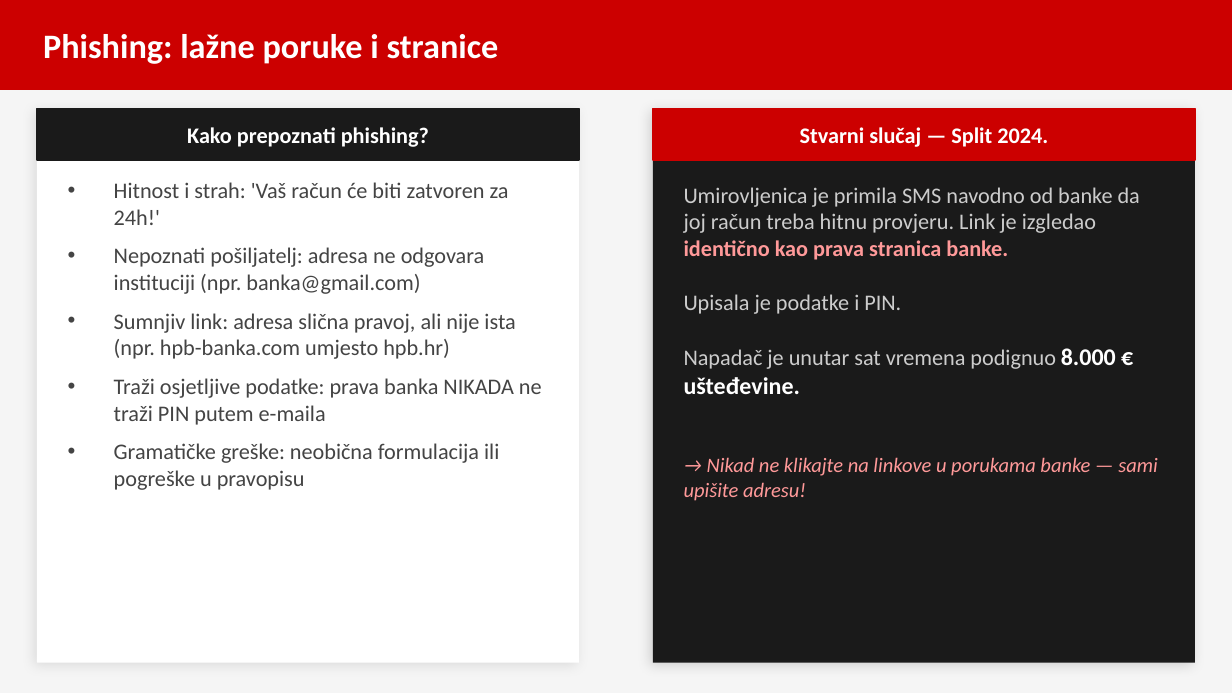
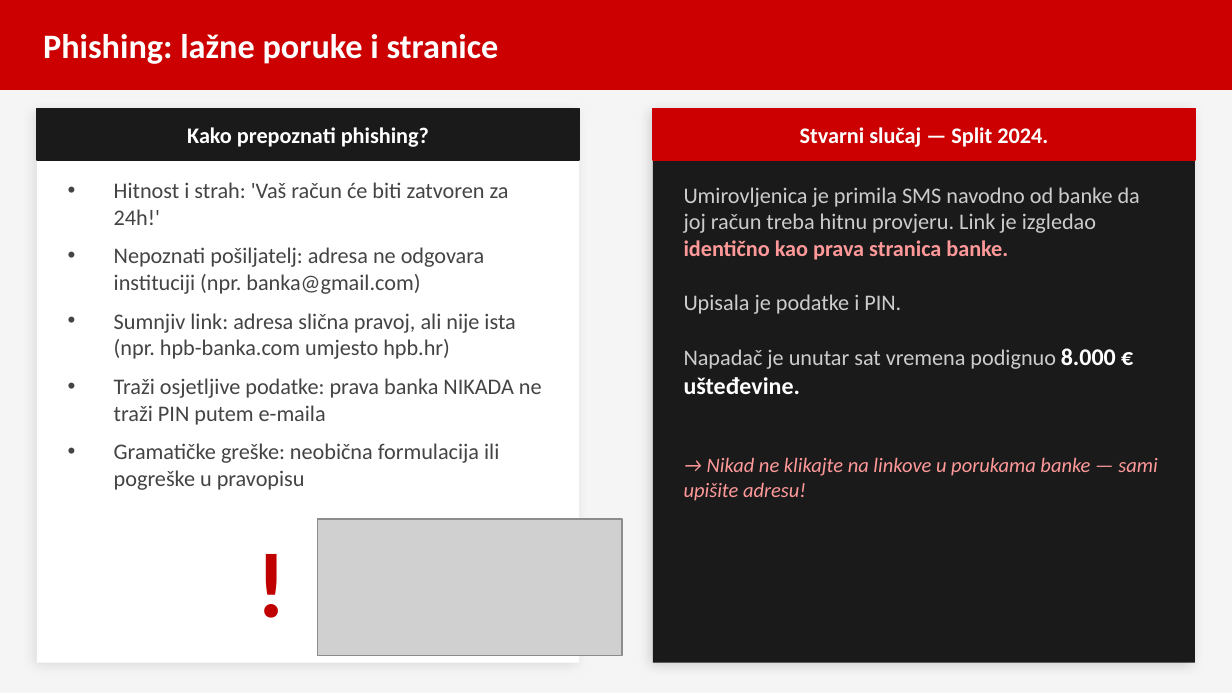
Before and after one commit to brunobilandzic/dipl, a slide deck: slide 5 of praksa/RAST/izradaprezentacije/Sigurnost_na_internetu_prezentacija.pptx. Drawn at 1232x693 pixels with LibreOffice and Linux fonts; fonts in the diff are those of the drawing; grey boxes stand for pictures. Boxes give left, top, right and bottom in pixels: in the first picture for what was removed or moved away, otherwise in the second. Text is boxed around its words. In the diff, an @@ line names an element or a change of style, - is before the commit and + after.

```diff
--- a/praksa/RAST/izradaprezentacije/Sigurnost_na_internetu_prezentacija.pptx
+++ b/praksa/RAST/izradaprezentacije/Sigurnost_na_internetu_prezentacija.pptx
@@ text added at (244, 519, 299, 643), 54 pt, text #C00000, bold @@
+!
@@ picture added at (318, 519, 622, 655) @@
```
Also in this commit, not shown: 1 other file.
